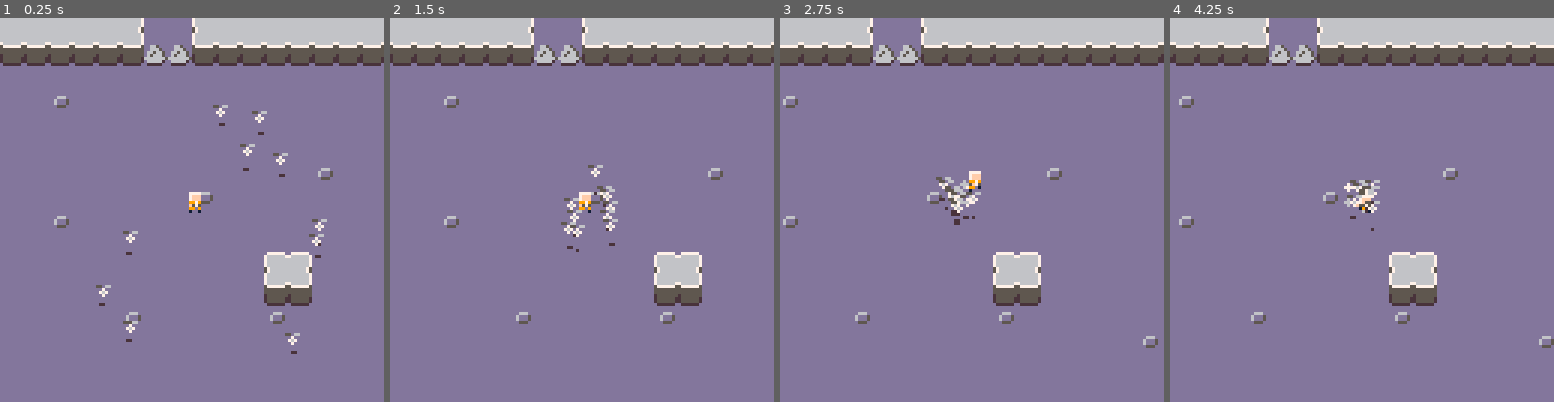
Above: before the commit, frames 1-4 (left to right).
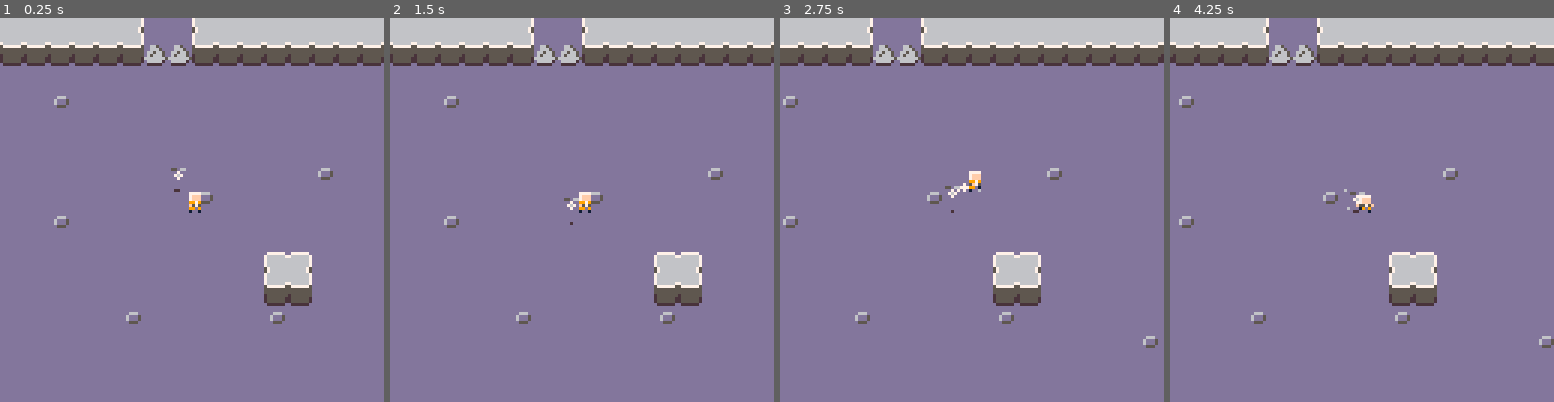
Above: after the commit, the same moments.

Repository: kevinthompson/moonbreak-p8
Game: PICO-8 cartridge moonbreak.p8
The game is run twice, just before and just after one commit, with the same random seed, the same clock (stepped at 60 frames per second) and the same inputs.
Inputs:
- Up to frame 1 (0.25 s): no input
- Up to frame 2 (1.5 s): tap X (X key) at 0.33, 1.07 s; tap O (Z key) at 0.7 s
- Up to frame 3 (2.75 s): hold Right 1.6-2.1 s; tap O (Z key) at 1.7, 2.1, 2.5 s; tap X (X key) at 1.85 s; hold Up 2.15-2.42 s; hold Right from 2.47 s (still down)
- Up to frame 4 (4.25 s): tap O (Z key) every 0.4 s from 2.9 to 4.1 s; tap X (X key) at 2.97, 4.08 s; release Right at 3.03 s; hold Left 3.08-3.58 s; hold Down 3.63-3.97 s; hold Right from 4.02 s (still down)

The runs differ from the first frame. In frame 1, 0.7% of the frame differs, in the area x 25-86%, y 22-88%; in frame 2, 0.5%; in frame 3, 0.5%; in frame 4, 0.5%.

Commit message:
chore: remove extra bots

Diff:
--- a/scripts/scenes/game.lua
+++ b/scripts/scenes/game.lua
@@ -16,16 +16,12 @@
       end
     end
 
-    for i=1,10 do
-      local b = bot:new({
-        speed = 2,
-        target = player,
-        x = rnd(128),
-        y = rnd(128)
-      })
-
-      add(player.bots,b)
-    end
+    add(player.bots,bot:new({
+      speed = 2,
+      target = player,
+      x = player.x - 32 + rnd(16),
+      y = player.y - 32 + rnd(16)
+    }))
   end,
 
   update=function(_ENV)
